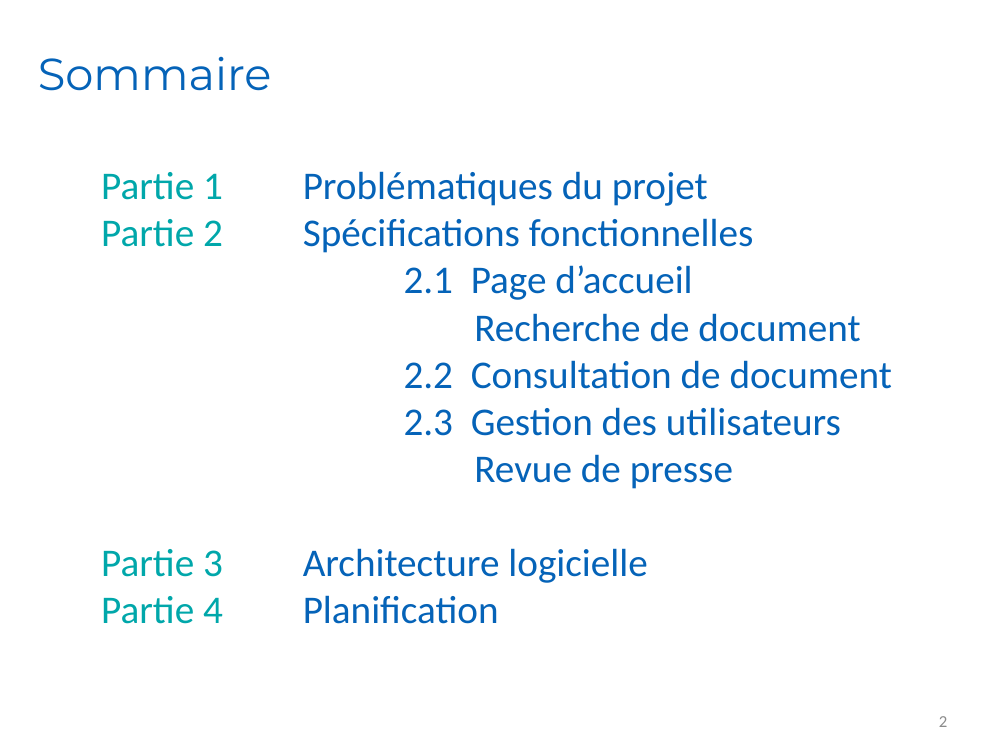
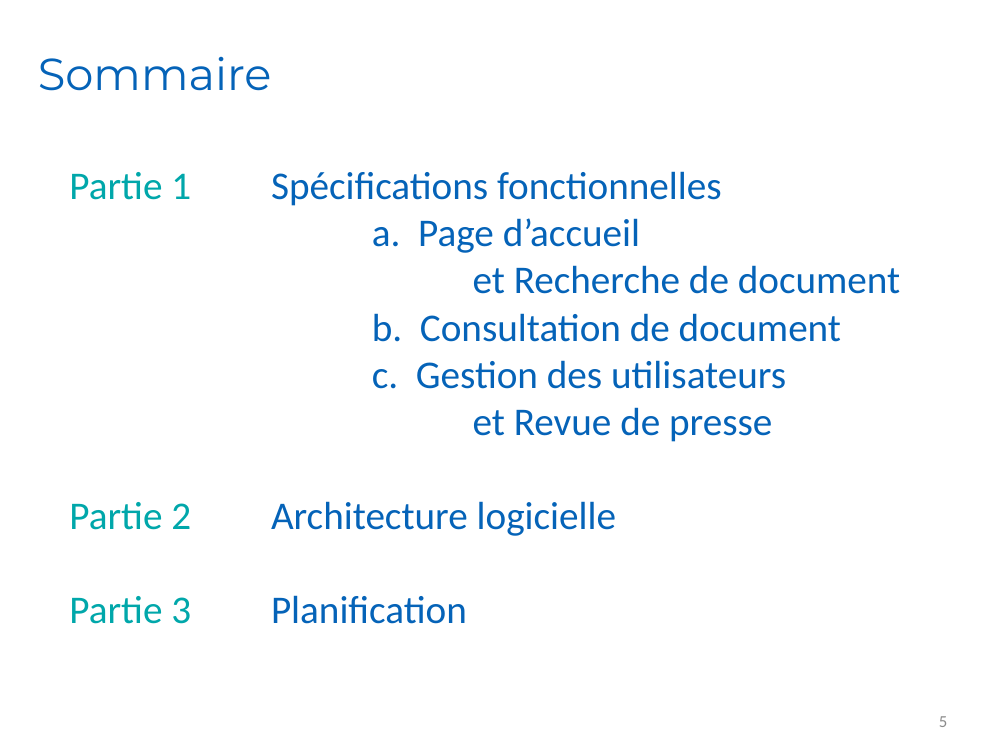
Before and after one commit to Romcol/Gutemberg-rapports, a slide deck: slide 5 of defense/1_project/powerpoint.pptx (slide 2 before the commit). Drawn at 1008x756 pixels with LibreOffice and Linux fonts; fonts in the diff are those of the drawing; background and template pictures are left out. Boxes give left, top, right and bottom in pixels: in the first picture for what was removed or moved away, otherwise in the second. Text is boxed around its words. In the diff, an @@ line names an element or a change of style, - is before the commit and + after.

```diff
--- a/defense/1_project/powerpoint.pptx
+++ b/defense/1_project/powerpoint.pptx
@@ text at (69, 171, 900, 624): text changed @@
-Partie 1 Problématiques du projet
-Partie 2 Spécifications fonctionnelles
-2.1 Page d’accueil
-Recherche de document
-2.2 Consultation de document
-2.3 Gestion des utilisateurs
-Revue de presse
-Partie 3 Architecture logicielle
-Partie 4 Planification
+Partie 1 Spécifications fonctionnelles
+a. Page d’accueil
+et Recherche de document
+b. Consultation de document
+c. Gestion des utilisateurs
+et Revue de presse
+Partie 2 Architecture logicielle
+Partie 3 Planification
@@ page number at (939, 716, 947, 727): text changed @@
-2
+5
```
Also in this commit, not shown: 7 other slides changed, 4 slides added, 2 slides removed.
